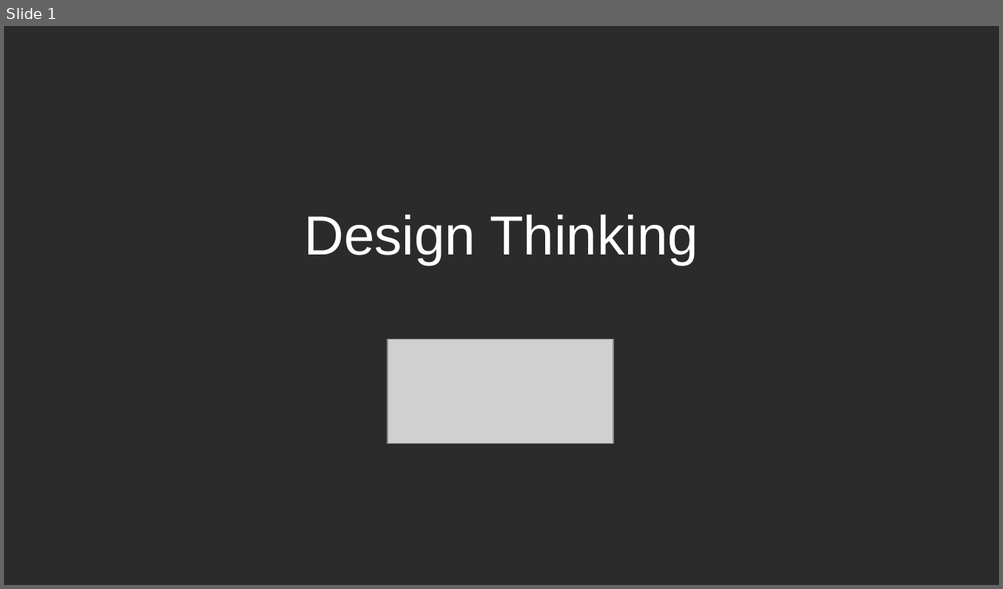
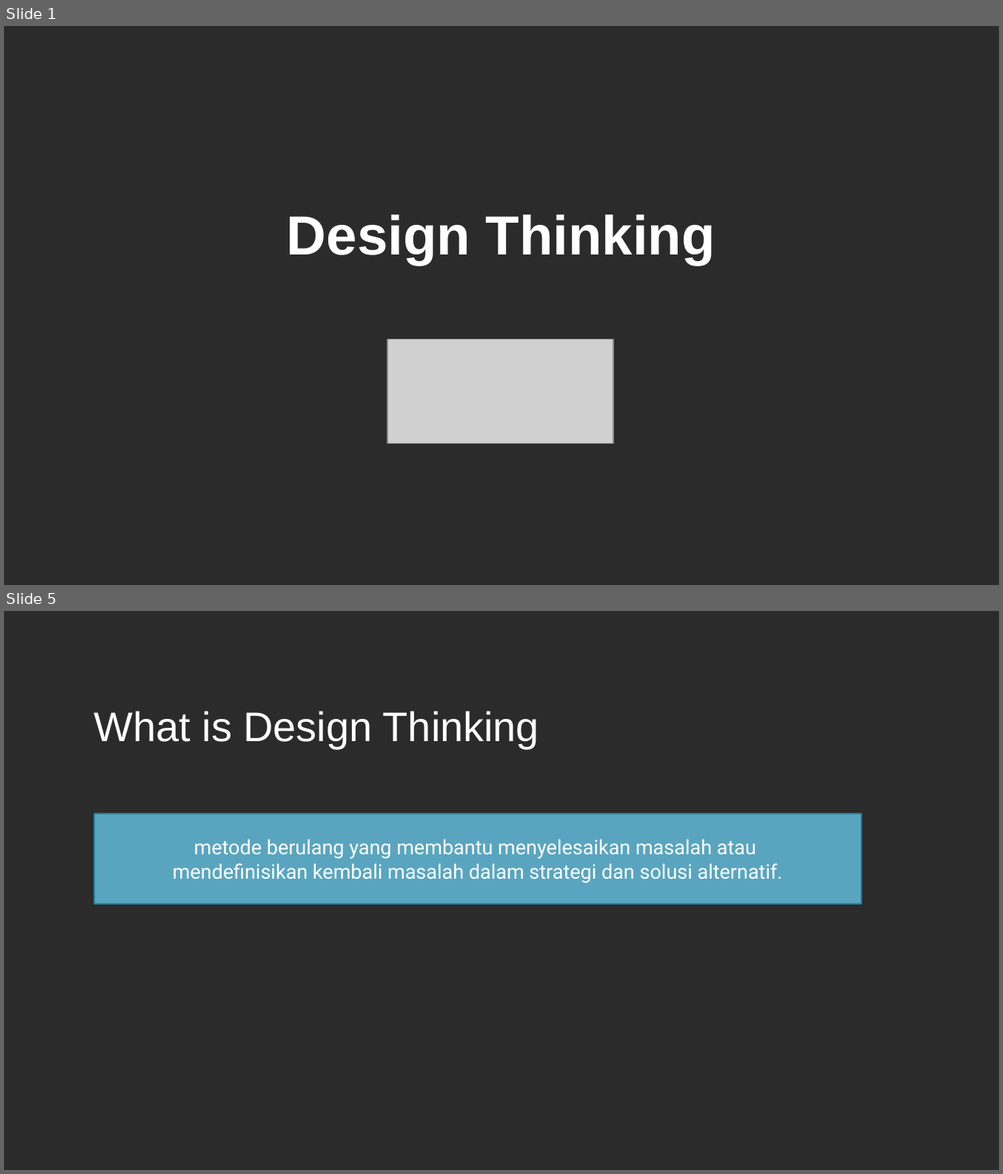
Before and after one commit to jejaksaid/course-flc, a slide deck: design thinking/slide.odp. Shown one above the other, each under a label of ours: slide 1 before the commit, slides 1 and 5 after it; the slides between them are not shown. The pictures are 1003x589 and 1003x1174 pixels, drawn with LibreOffice and Linux fonts; fonts in the diff are those of the drawing; grey boxes stand for pictures; background and template pictures are left out; a plain dark background stands for a picture behind light text. Boxes give left, top, right and bottom in pixels: in the first picture for what was removed or moved away, otherwise in the second. Text is boxed around its words. In the diff, an @@ line names an element or a change of style, - is before the commit and + after.

Commit message:
edited design thinking

```diff
--- a/design thinking/slide.odp
+++ b/design thinking/slide.odp
@@ slide 5 added at <box>4,611,999,1170</box>, background picture (left out) @@
@@ title added at <box>94,711,539,749</box>, 33 pt, text #FFFFFF @@
+What is Design Thinking
@@ rectangle added at <box>94,814,862,904</box>, fill #59A5BF, outline #2382A1 1.42 pt, 16 pt, text #FFFFFF @@
+metode berulang yang membantu menyelesaikan masalah atau
+mendefinisikan kembali masalah dalam strategi dan solusi alternatif.
@@ slide 1 changed as well @@
@@ title "Design Thinking" at <box>287,215,715,265</box>: bold on @@
```
Also in this commit, not shown: 7 other slides added, 5 slides removed, 2 other files.
